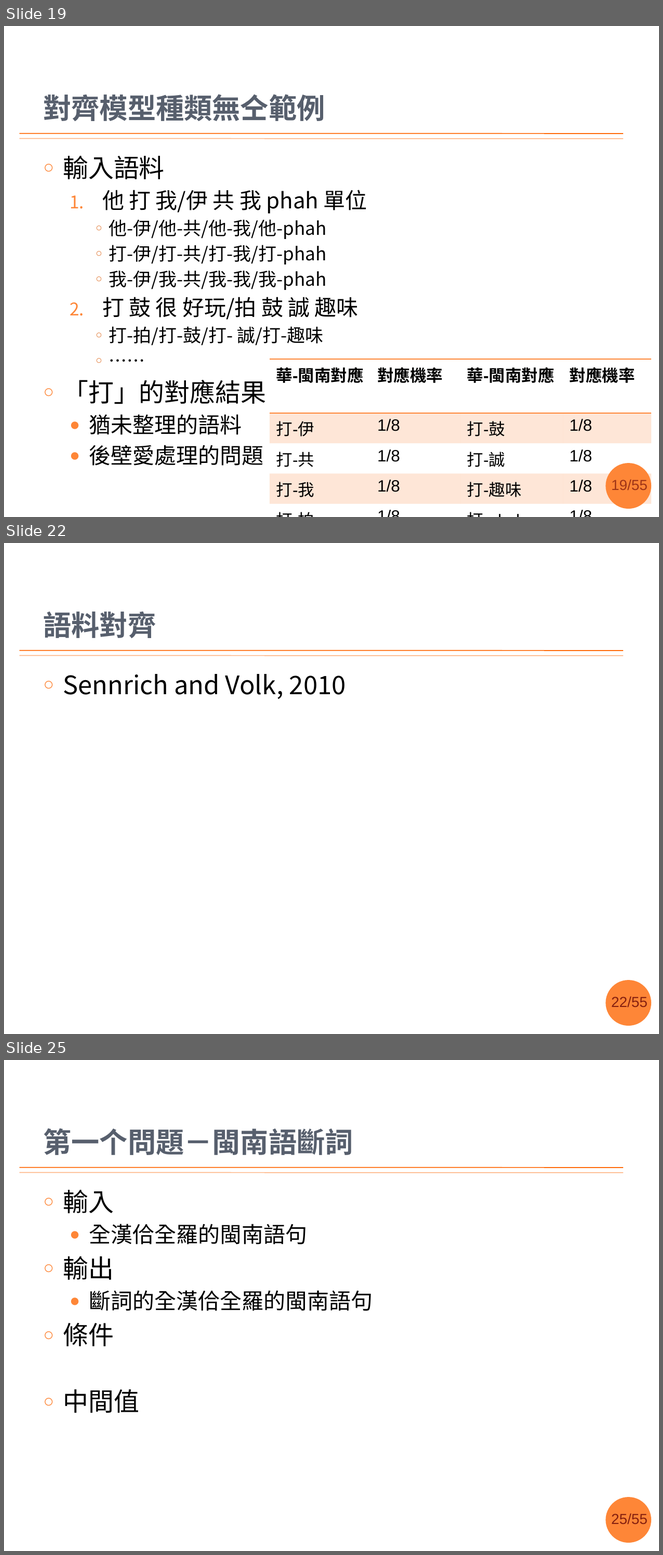
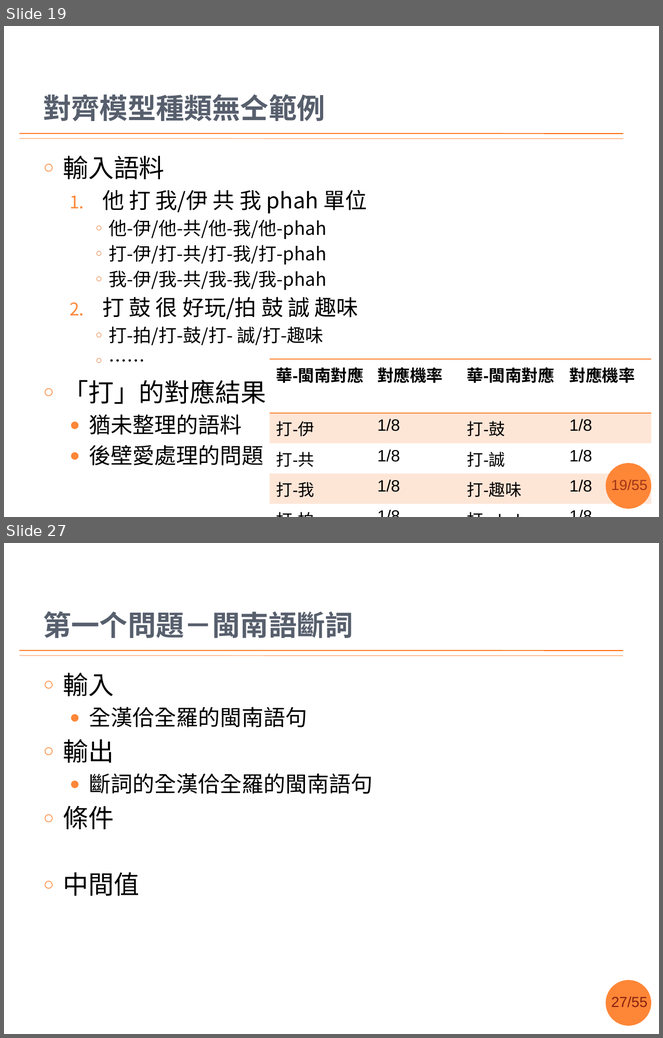
Before and after one commit to sih4sing5hong5/po3-ko3_tau5-iann2-phinn3, a slide deck: 翻譯報告.pptx. Shown one above the other, each under a label of ours: slides 19, 22 and 25 before the commit, slides 19 and 27 after it; the slides between them are not shown. The pictures are 663x1555 and 663x1038 pixels, drawn with LibreOffice and Linux fonts; fonts in the diff are those of the drawing; background and template pictures are left out. Boxes give left, top, right and bottom in pixels: in the first picture for what was removed or moved away, otherwise in the second. Text is boxed around its words. In the diff, an @@ line names an element or a change of style, - is before the commit and + after.

```diff
--- a/翻譯報告.pptx
+++ b/翻譯報告.pptx
@@ slide 22 removed at box(4, 543, 659, 1034), background #FFFFFF; not listed: 4 template elements that a slide beside it also shows @@
@@ title removed at box(43, 612, 156, 638) @@
-語料對齊
@@ text removed at box(63, 674, 346, 699) @@
-○ Sennrich and Volk, 2010
@@ what was slide 25 is now slide 27 @@
@@ page number at box(611, 997, 648, 1007): text changed @@
-25/55
+27/55
```
Also in this commit, not shown: 12 slides changed, 1 other slide removed.
